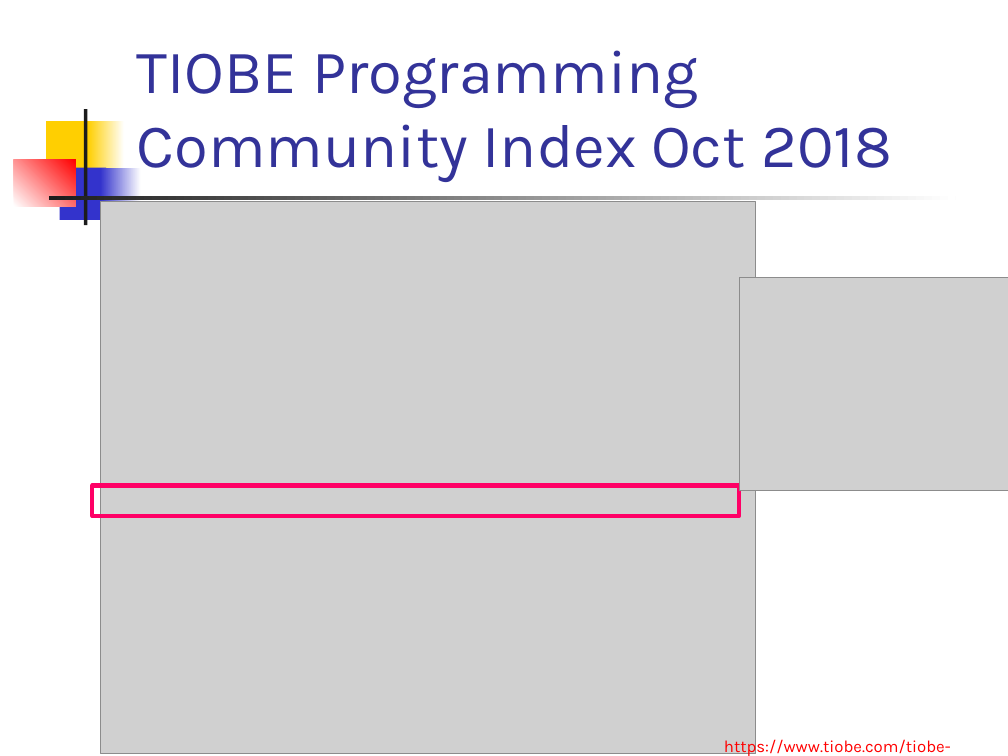
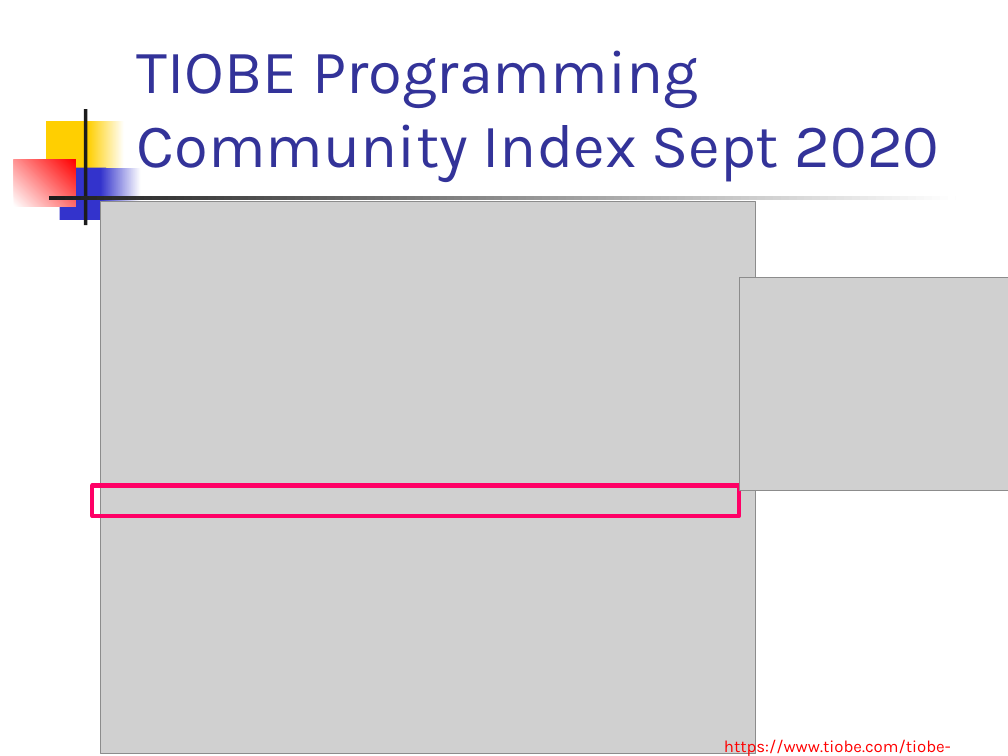
Before and after one commit to paradigmy/Prednasky, a slide deck: slide 4 of 02/go1.ppt. Drawn at 1008x756 pixels with LibreOffice and Linux fonts; fonts in the diff are those of the drawing; grey boxes stand for pictures. Boxes give left, top, right and bottom in pixels: in the first picture for what was removed or moved away, otherwise in the second. Text is boxed around its words. In the diff, an @@ line names an element or a change of style, - is before the commit and + after.

```diff
--- a/02/go1.ppt
+++ b/02/go1.ppt
@@ title at [137,50,939,182]: text changed @@
-TIOBE Programming Community Index Oct 2018
+TIOBE Programming Community Index Sept 2020
```
Also in this commit, not shown: 5 other slides changed, 1 other file.
